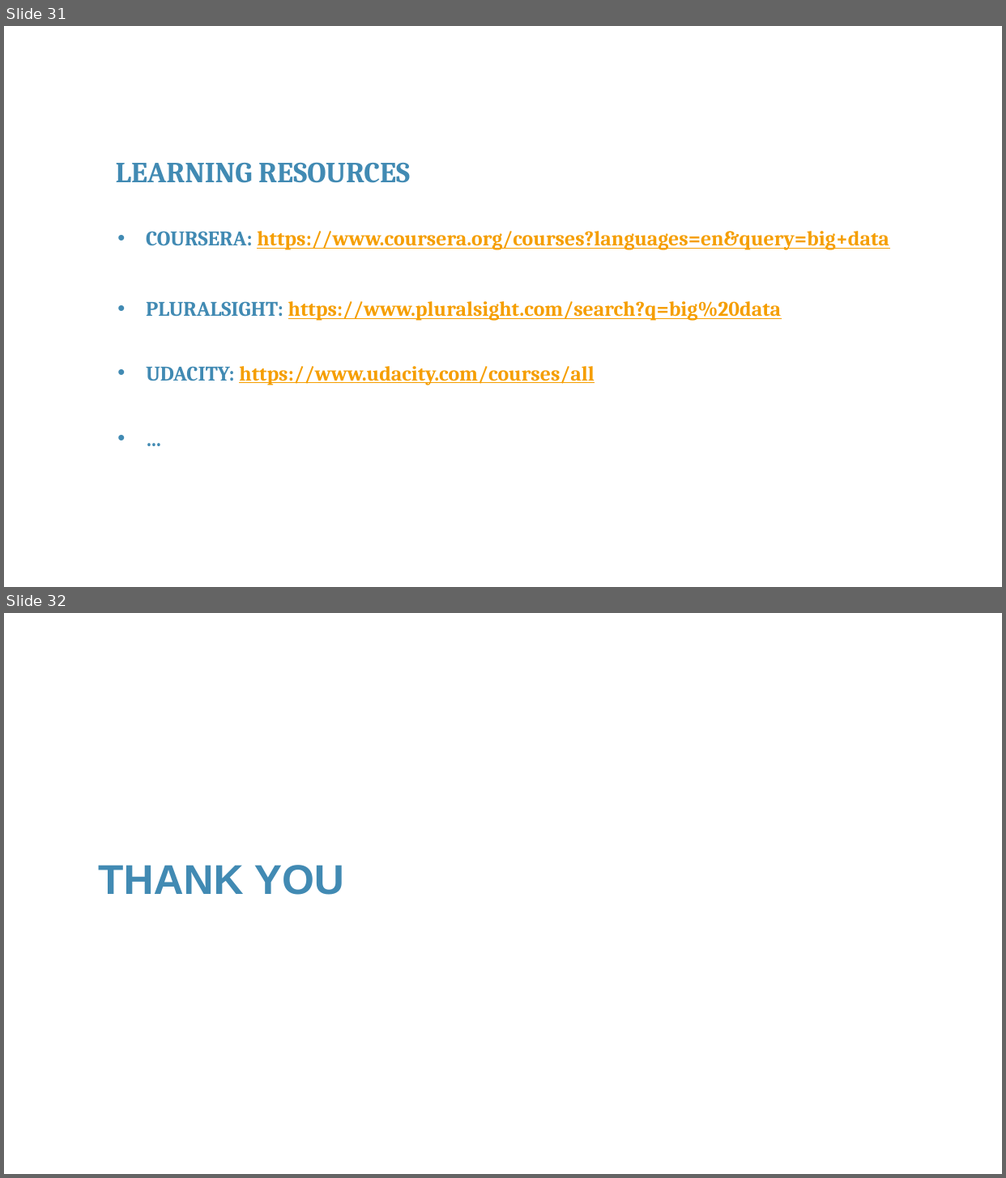
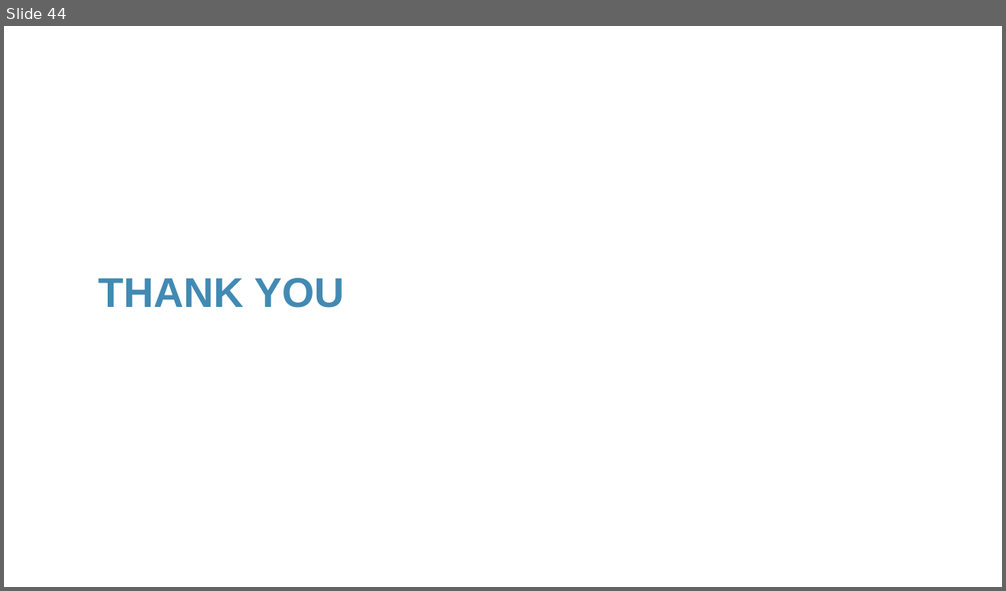
Before and after one commit to franckalbinet/iot-nbtc-itu, a slide deck: presentations/session-14-machine-learning.pptx. Shown one above the other, each under a label of ours: slides 31 and 32 before the commit, slide 44 after it. The pictures are 1006x1178 and 1006x591 pixels, drawn with LibreOffice and Linux fonts; fonts in the diff are those of the drawing; background and template pictures are left out. Boxes give left, top, right and bottom in pixels: in the first picture for what was removed or moved away, otherwise in the second. Text is boxed around its words. In the diff, an @@ line names an element or a change of style, - is before the commit and + after.

```diff
--- a/presentations/session-14-machine-learning.pptx
+++ b/presentations/session-14-machine-learning.pptx
@@ slide 31 removed at <box>4,26,1002,587</box>, background #FFFFFF @@
@@ text removed at <box>116,162,410,183</box> @@
-LEARNING RESOURCES
@@ text removed at <box>146,231,889,250</box> @@
-• COURSERA: https://www.coursera.org/courses?languages=en&query=big+data
@@ text removed at <box>146,301,781,321</box> @@
-• PLURALSIGHT: https://www.pluralsight.com/search?q=big%20data
@@ text removed at <box>146,366,594,385</box> @@
-• UDACITY: https://www.udacity.com/courses/all
@@ text removed at <box>110,422,922,455</box> @@
-• …
@@ what was slide 32 is now slide 44 @@
```
Also in this commit, not shown: 1 slide changed, 41 slides added, 28 other slides removed.
